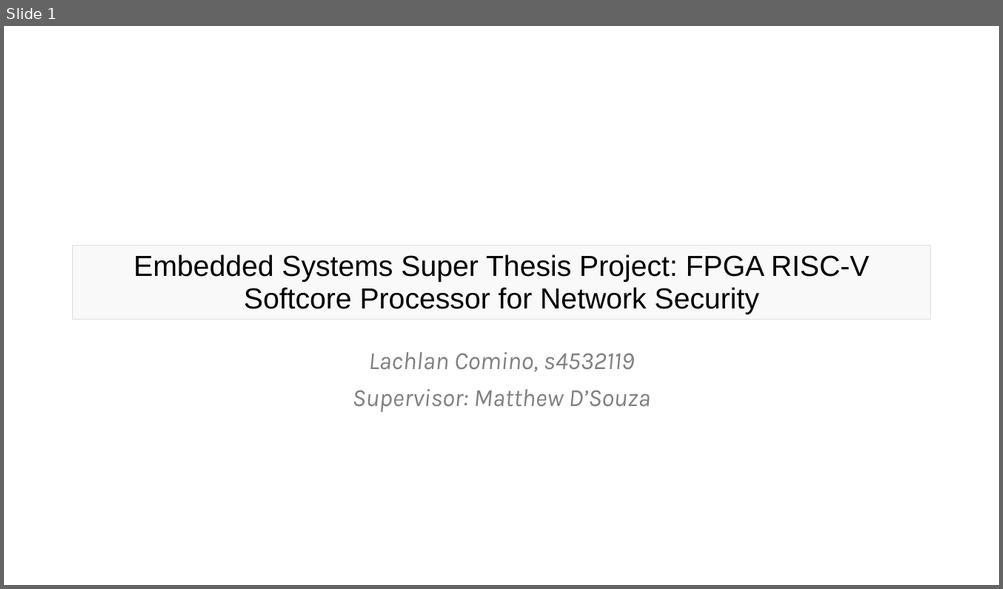
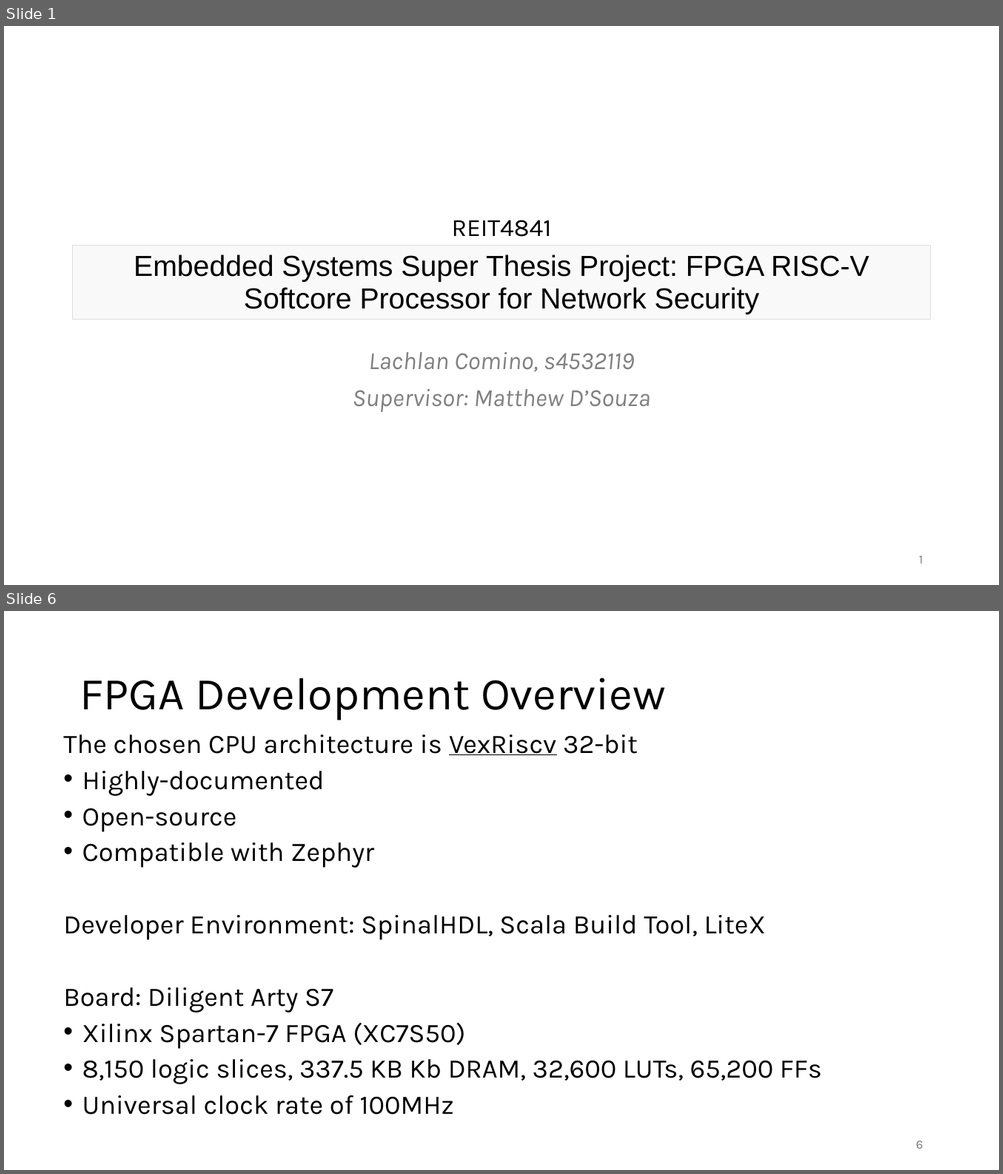
Before and after one commit to lcomino64/Thesis, a slide deck: Seminar/s4532119_seminar_slides.pptx. Shown one above the other, each under a label of ours: slide 1 before the commit, slides 1 and 6 after it; the slides between them are not shown. The pictures are 1003x589 and 1003x1174 pixels, drawn with LibreOffice and Linux fonts; fonts in the diff are those of the drawing. Boxes give left, top, right and bottom in pixels: in the first picture for what was removed or moved away, otherwise in the second. Text is boxed around its words. In the diff, an @@ line names an element or a change of style, - is before the commit and + after.

```diff
--- a/Seminar/s4532119_seminar_slides.pptx
+++ b/Seminar/s4532119_seminar_slides.pptx
@@ slide 6 added at box(4, 611, 999, 1170), background #FFFFFF @@
@@ title added at box(79, 678, 666, 721), 44 pt, text #000000 @@
+FPGA Development Overview
@@ text added at box(63, 735, 822, 1115), 25.9 pt, text #000000 @@
+The chosen CPU architecture is VexRiscv 32-bit
+• Highly-documented
+• Open-source
+• Compatible with Zephyr
+Developer Environment: SpinalHDL, Scala Build Tool, LiteX
+Board: Diligent Arty S7
+• Xilinx Spartan-7 FPGA (XC7S50)
+• 8,150 logic slices, 337.5 KB Kb DRAM, 32,600 LUTs, 65,200 FFs
+• Universal clock rate of 100MHz
@@ page number added at box(916, 1141, 923, 1149), 12 pt, text #797979 @@
+6
@@ slide 1 changed as well @@
@@ text added at box(452, 220, 552, 237), 24 pt, text #000000 @@
+REIT4841
@@ page number added at box(919, 556, 923, 564), 12 pt, text #797979 @@
+1
```
Also in this commit, not shown: 2 other slides changed, 11 other slides added, 5 slides removed, 7 other files.
